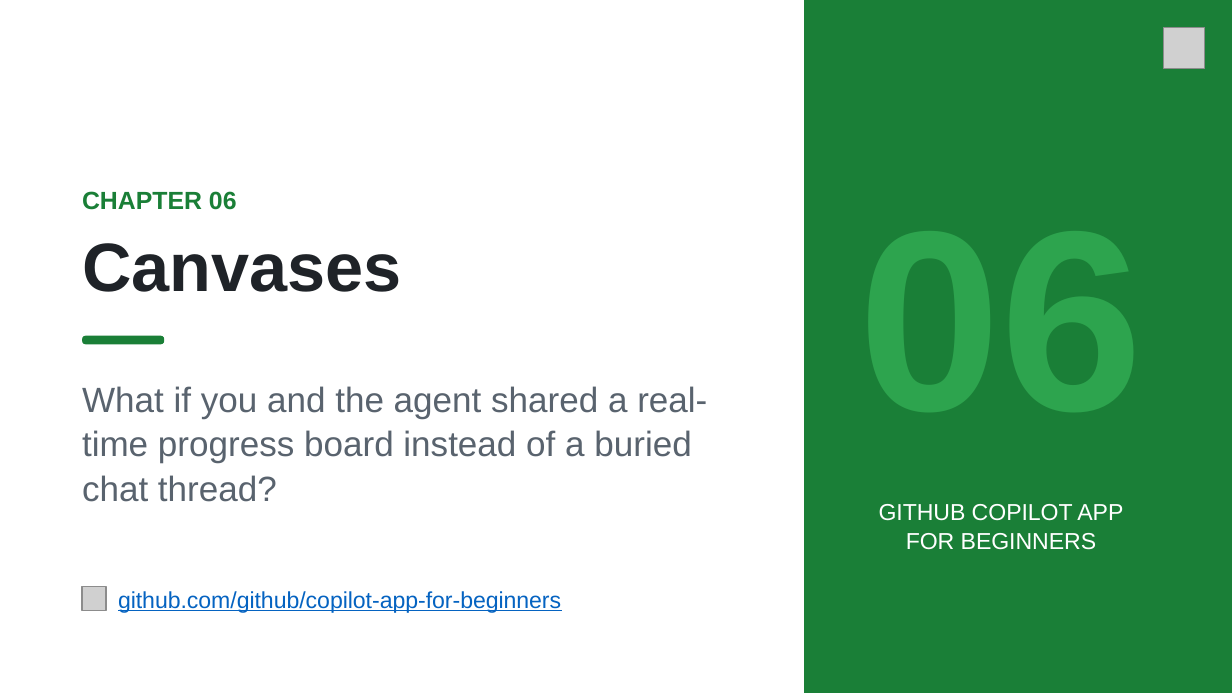
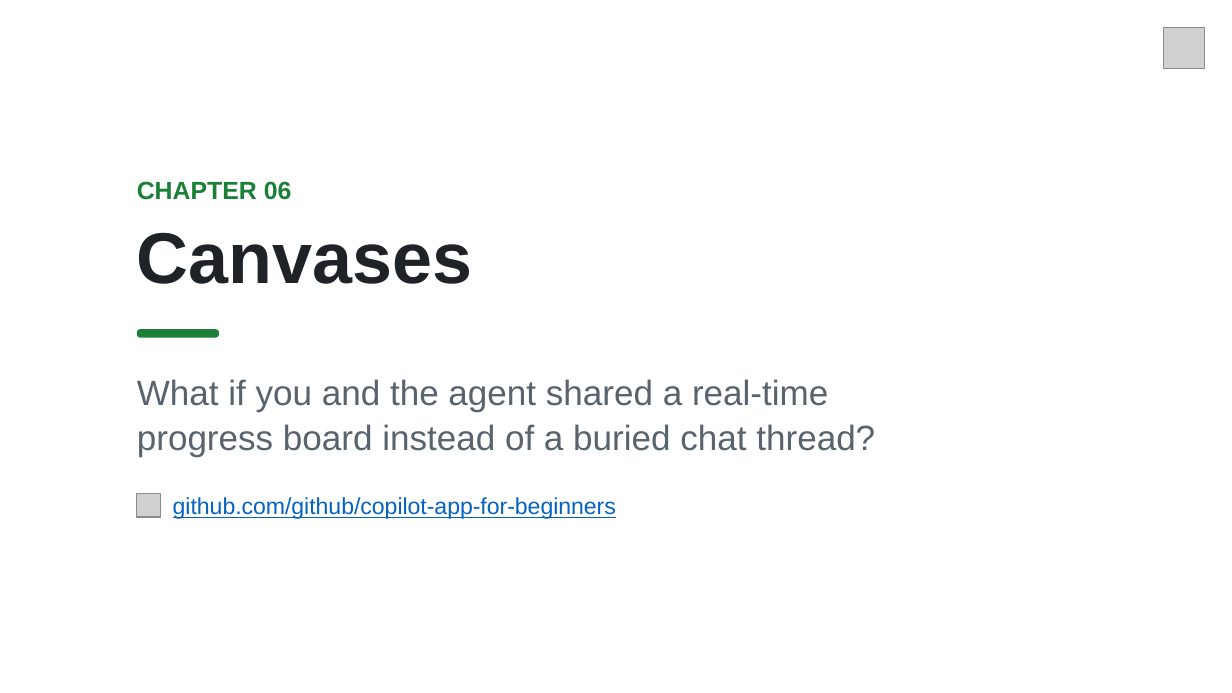
Before and after one commit to github/copilot-app-for-beginners, a slide deck: slide 1 of slides/06-canvases.pptx. Drawn at 1232x693 pixels with LibreOffice and Linux fonts; fonts in the diff are those of the drawing; grey boxes stand for pictures; background and template pictures are left out. Boxes give left, top, right and bottom in pixels: in the first picture for what was removed or moved away, otherwise in the second. Text is boxed around its words. In the diff, an @@ line names an element or a change of style, - is before the commit and + after.

```diff
--- a/slides/06-canvases.pptx
+++ b/slides/06-canvases.pptx
@@ rectangle removed at bbox=[804, 0, 1232, 692] @@
@@ text "CHAPTER 06": place and size @@
-text "CHAPTER 06" at bbox=[82, 191, 237, 210]
+text "CHAPTER 06" at bbox=[137, 181, 292, 200]
@@ text "Canvases": place and size @@
-text "Canvases" at bbox=[82, 243, 401, 292]
+text "Canvases" at bbox=[137, 232, 473, 284]
@@ text "Canvases" at bbox=[137, 232, 473, 284]: size 40 to 42 pt; line spacing 46pt to 48pt @@
@@ rounded rectangle: place and size @@
-rounded rectangle at bbox=[83, 336, 165, 345]
+rounded rectangle at bbox=[137, 329, 219, 338]
@@ text "What if you and the ..." rewrapped from bbox=[82, 386, 707, 502] to bbox=[137, 379, 875, 457] @@
@@ picture: place and size @@
-picture at bbox=[83, 586, 106, 610]
+picture at bbox=[137, 493, 160, 516]
@@ text "github.com/github/copilot-app-for-beginners": place and size @@
-text "github.com/github/copilot-app-for-beginners" at bbox=[118, 591, 561, 613]
+text "github.com/github/copilot-app-for-beginners" at bbox=[173, 497, 616, 519]
@@ text removed at bbox=[879, 504, 1123, 550] @@
-GITHUB COPILOT APP
-FOR BEGINNERS
```
Also in this commit, not shown: 14 other slides changed, 7 other files.
